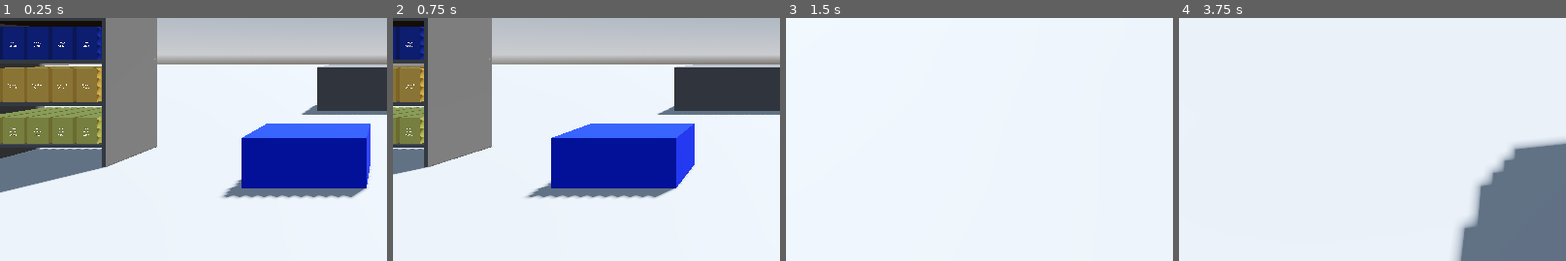
Above: before the commit, frames 1-4 (left to right).
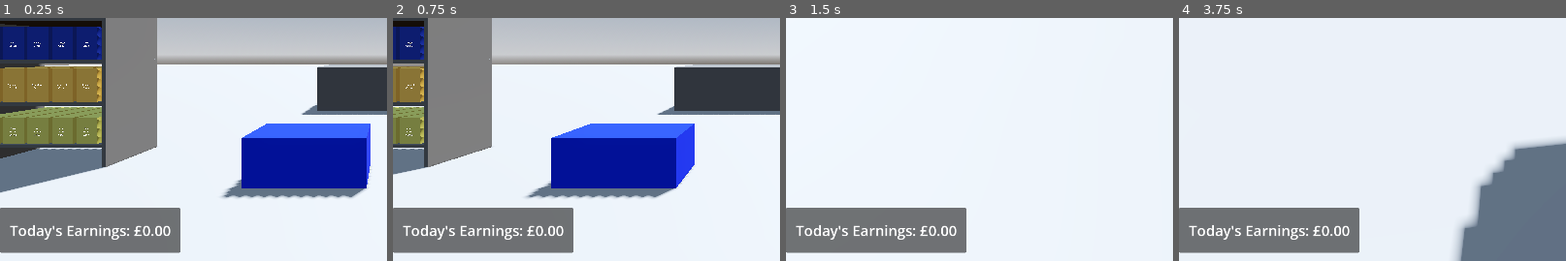
Above: after the commit, the same moments.

Repository: Allus-Interactive/speedy-shopper
Game: Godot game, scene res://game/world/shop/shop.tscn
The game is run twice, just before and just after one commit, with the same random seed, the same clock (stepped at 60 frames per second) and the same inputs.
Inputs (mouse positions are % of the whole screen's width and height, from its top left):
- Up to frame 1 (0.25 s): no input
- Up to frame 2 (0.75 s): tap Enter at 0.5 s; move the mouse to (72, 45) at 0.52 s; hold D (product_rotate_right) from 0.53 s (still down); tap E (interact) at 0.6 s; click (72, 45) at 0.67 s
- Up to frame 3 (1.5 s): move the mouse to (45, 50) at 1.27 s; release D (product_rotate_right) at 1.28 s; hold W (forwards) from 1.28 s (still down); tap R (replace) at 1.35 s
- Up to frame 4 (3.75 s): keep holding W (forwards); tap Space at 2 s; move the mouse to (52, 48) at 2.02 s; tap T (toggle_scanner) at 2.1 s; move the mouse to (49, 52) at 2.77 s; tap E (interact) at 2.85 s; click (49, 52) at 2.92 s; move the mouse to (57, 51) at 3.52 s; hold R (replace) from 3.53 s (still down)
The pictures show only the part of the screen within x 0-50%, y 42-92%; the shares and areas given below are measured in that part.

The runs differ from the first frame. In frame 1, 8.3% of the frame differs, in the area x 0-47%, y 78-97%; in frame 2, 8.3%; in frame 3, 8.3%; in frame 4, 8.3%.

Commit message:
implemented product prices and basic tip logic

Diff:
--- /dev/null
+++ b/godot-project/assets/themes/player_ui.tres
@@ -0,0 +1,4 @@
+[gd_resource type="Theme" format=3 uid="uid://cvwv36djqy7es"]
+
+[resource]
+Label/font_sizes/font_size = 32
--- a/godot-project/game/global/game_manager.gd
+++ b/godot-project/game/global/game_manager.gd
@@ -2,7 +2,8 @@
 
 class_name GameManager
 
-var player_money = 0
+var daily_earnings: float = 0
+var player_money: float = 0
 
 var crate_hold_point: Marker3D = null
 var delivery_crate: DeliveryCrate = null
--- a/godot-project/game/global/job_manager.gd
+++ b/godot-project/game/global/job_manager.gd
@@ -13,16 +13,19 @@
 	order_1_item_1.product_name = "Own Brand Cereal"
 	order_1_item_1.barcode_value = 1
 	order_1_item_1.required_quantity = 1
+	order_1_item_1.product_price = 1.20
 
 	var order_1_item_2 := OrderItemData.new()
 	order_1_item_2.product_name = "Standard Cereal"
 	order_1_item_2.barcode_value = 2
 	order_1_item_2.required_quantity = 2
+	order_1_item_2.product_price = 1.80
 
 	var order_1_item_3 := OrderItemData.new()
 	order_1_item_3.product_name = "Finest Cereal"
 	order_1_item_3.barcode_value = 3
 	order_1_item_3.required_quantity = 2
+	order_1_item_3.product_price = 2.50
 
 	var order := OrderData.new()
 	order.shop_name = "ScotMid"
@@ -32,7 +35,7 @@
 	order.customer = "Monkey D Luffy"
 	order.order_placed = "10:00"
 	order.delivery_time = "11:00"
-	order.price = 10
+	order.price = 8.60
 
 	available_orders.append(order)
 
@@ -40,11 +43,13 @@
 	order_2_item_1.product_name = "Standard Cereal"
 	order_2_item_1.barcode_value = 2
 	order_2_item_1.required_quantity = 2
+	order_2_item_1.product_price = 1.80
 
 	var order_2_item_2 := OrderItemData.new()
 	order_2_item_2.product_name = "Own Brand Cereal"
 	order_2_item_2.barcode_value = 1
 	order_2_item_2.required_quantity = 1
+	order_2_item_2.product_price = 1.20
 
 	var order_2 := OrderData.new()
 	order_2.shop_name = "ScotMid"
@@ -54,7 +59,7 @@
 	order_2.customer = "Bruce Wayne"
 	order_2.order_placed = "11:00"
 	order_2.delivery_time = "12:00"
-	order_2.price = 15
+	order_2.price = 4.80
 
 	available_orders.append(order_2)
 
@@ -62,6 +67,7 @@
 	order_3_item_1.product_name = "Own Brand Cereal"
 	order_3_item_1.barcode_value = 1
 	order_3_item_1.required_quantity = 1
+	order_3_item_1.product_price = 1.20
 
 	var order_3 := OrderData.new()
 	order_3.shop_name = "ScotMid"
@@ -71,7 +77,7 @@
 	order_3.customer = "Tony Stark"
 	order_3.order_placed = "13:00"
 	order_3.delivery_time = "14:00"
-	order_3.price = 25
+	order_3.price = 1.20
 
 	available_orders.append(order_3)
 
--- a/godot-project/game/player/player.gd
+++ b/godot-project/game/player/player.gd
@@ -31,6 +31,7 @@
 @onready var crosshair: ColorRect = $CanvasLayer/Control/Crosshair
 @onready var tooltip_panel: Panel = $CanvasLayer/Control/TooltipPanel
 @onready var tooltip_label: Label = $CanvasLayer/Control/TooltipPanel/TooltipLabel
+@onready var earnings_label: Label = $UiPanel/EarningsLabel
 
 # Scanner
 @onready var scanner_ui: ScannerUI = $ScannerUI
@@ -191,7 +192,8 @@
 
 func complete_order() -> void:
 	# Pay the player
-	TheGameManager.player_money += calculate_player_tip()
+	TheGameManager.daily_earnings += calculate_player_tip()
+	earnings_label.text = "Today's Earnings: £" + str(TheGameManager.daily_earnings)
 
 	# Wait for a lil bit
 	await get_tree().create_timer(3.0).timeout
--- a/godot-project/game/player/player.tscn
+++ b/godot-project/game/player/player.tscn
@@ -1,6 +1,7 @@
 [gd_scene format=3 uid="uid://cjsrfjrg00vbp"]
 
 [ext_resource type="Script" uid="uid://dn4d35dl1g4im" path="res://game/player/player.gd" id="1_3vyb7"]
+[ext_resource type="Theme" uid="uid://cvwv36djqy7es" path="res://assets/themes/player_ui.tres" id="2_8soms"]
 [ext_resource type="PackedScene" uid="uid://c6m46wgh7wbdt" path="res://game/ui/scanner/scanner_ui.tscn" id="2_b2mth"]
 
 [sub_resource type="CapsuleMesh" id="CapsuleMesh_u8vuu"]
@@ -38,6 +39,32 @@
 
 [node name="CrateHoldPoint" type="Marker3D" parent="Neck/Camera3D" unique_id=1080737540]
 transform = Transform3D(1, 0, 0, 0, 1, 0, 0, 0, 1, 0, -1, -0.8)
+
+[node name="UiPanel" type="Panel" parent="." unique_id=1552972375]
+custom_minimum_size = Vector2(400, 100)
+anchors_preset = 2
+anchor_top = 1.0
+anchor_bottom = 1.0
+offset_top = -200.0
+offset_right = 400.0
+offset_bottom = -100.0
+grow_vertical = 0
+
+[node name="EarningsLabel" type="Label" parent="UiPanel" unique_id=129312617]
+layout_mode = 1
+anchors_preset = 8
+anchor_left = 0.5
+anchor_top = 0.5
+anchor_right = 0.5
+anchor_bottom = 0.5
+offset_left = -178.5
+offset_top = -22.5
+offset_right = 178.5
+offset_bottom = 22.5
+grow_horizontal = 2
+grow_vertical = 2
+theme = ExtResource("2_8soms")
+text = "Today's Earnings: £0.00"
 
 [node name="CanvasLayer" type="CanvasLayer" parent="." unique_id=217225702]
 process_mode = 4
--- a/godot-project/game/resources/orders/order_item_data.gd
+++ b/godot-project/game/resources/orders/order_item_data.gd
@@ -6,3 +6,4 @@
 @export var barcode_value: int = 0
 @export var required_quantity: int = 1
 @export var scanned_quantity: int = 0
+@export var product_price: float = 0
